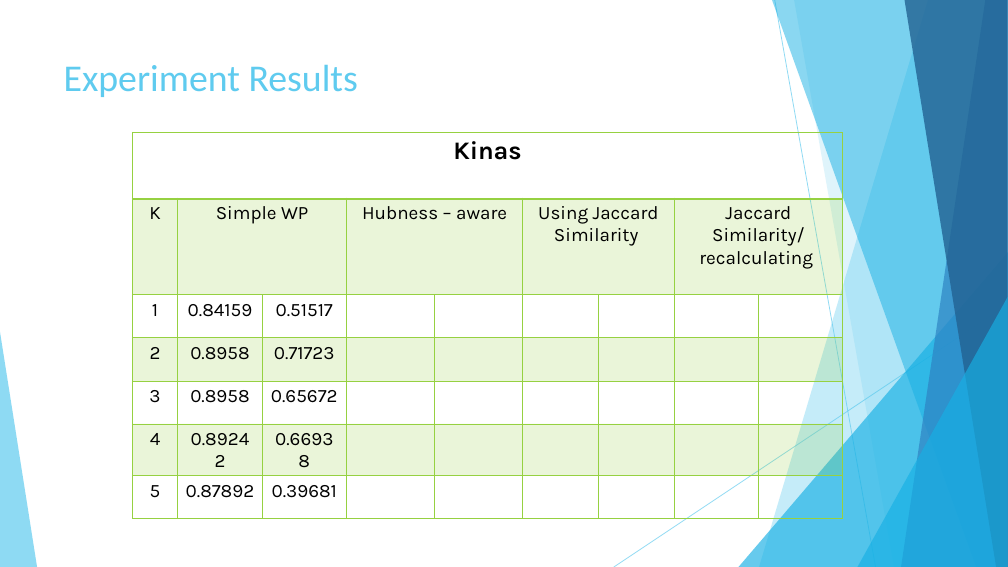
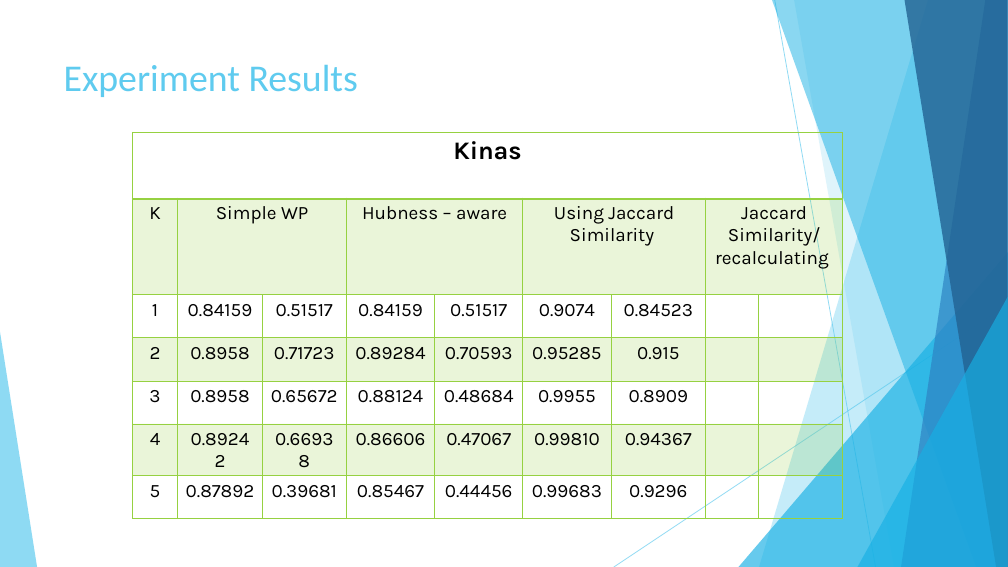
Before and after one commit to AbdullahAlZoabi/Drug-Target-Interaction-Prediction, a slide deck: slide 24 of Drug-Target Interaction Prediction.pptx. Drawn at 1008x567 pixels with LibreOffice and Linux fonts; fonts in the diff are those of the drawing. Boxes give left, top, right and bottom in pixels: in the first picture for what was removed or moved away, otherwise in the second. Text is boxed around its words. In the diff, an @@ line names an element or a change of style, - is before the commit and + after.

Commit message:
Update slides

```diff
--- a/Drug-Target Interaction Prediction.pptx
+++ b/Drug-Target Interaction Prediction.pptx
@@ table at box(132, 132, 843, 513) @@
-row 3: 1 | 0.84159 | 0.51517 |  |  |  |  |  | 
+row 3: 1 | 0.84159 | 0.51517 | 0.84159 | 0.51517 | 0.9074 | 0.84523 |  | 
-row 4: 2 | 0.8958 | 0.71723 |  |  |  |  |  | 
+row 4: 2 | 0.8958 | 0.71723 | 0.89284 | 0.70593 | 0.95285 | 0.915 |  | 
-row 5: 3 | 0.8958 | 0.65672 |  |  |  |  |  | 
+row 5: 3 | 0.8958 | 0.65672 | 0.88124 | 0.48684 | 0.9955 | 0.8909 |  | 
-row 6: 4 | 0.89242 | 0.66938 |  |  |  |  |  | 
+row 6: 4 | 0.89242 | 0.66938 | 0.86606 | 0.47067 | 0.99810 | 0.94367 |  | 
-row 7: 5 | 0.87892 | 0.39681 |  |  |  |  |  | 
+row 7: 5 | 0.87892 | 0.39681 | 0.85467 | 0.44456 | 0.99683 | 0.9296 |  | 
```
Also in this commit, not shown: 1 other file.
